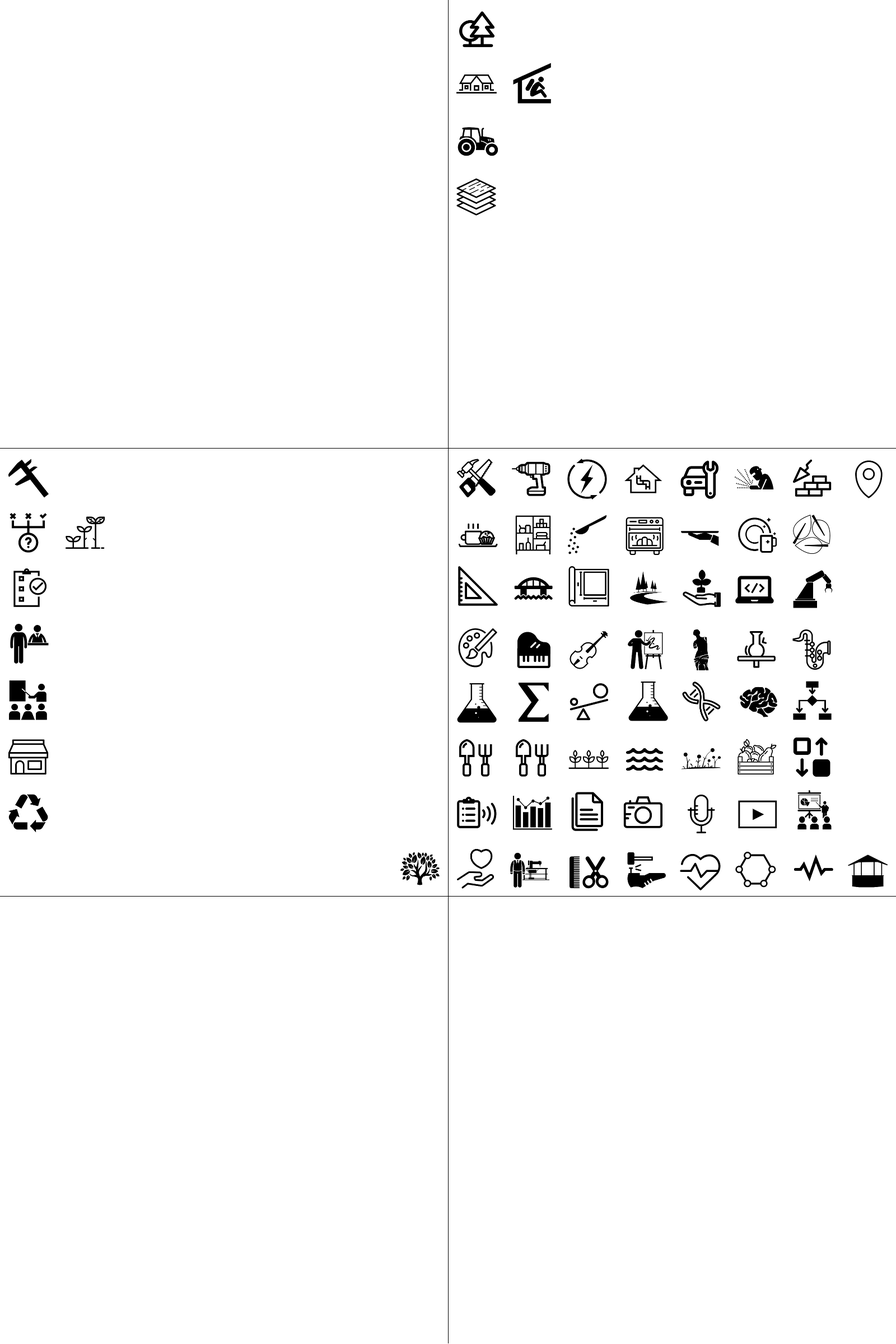
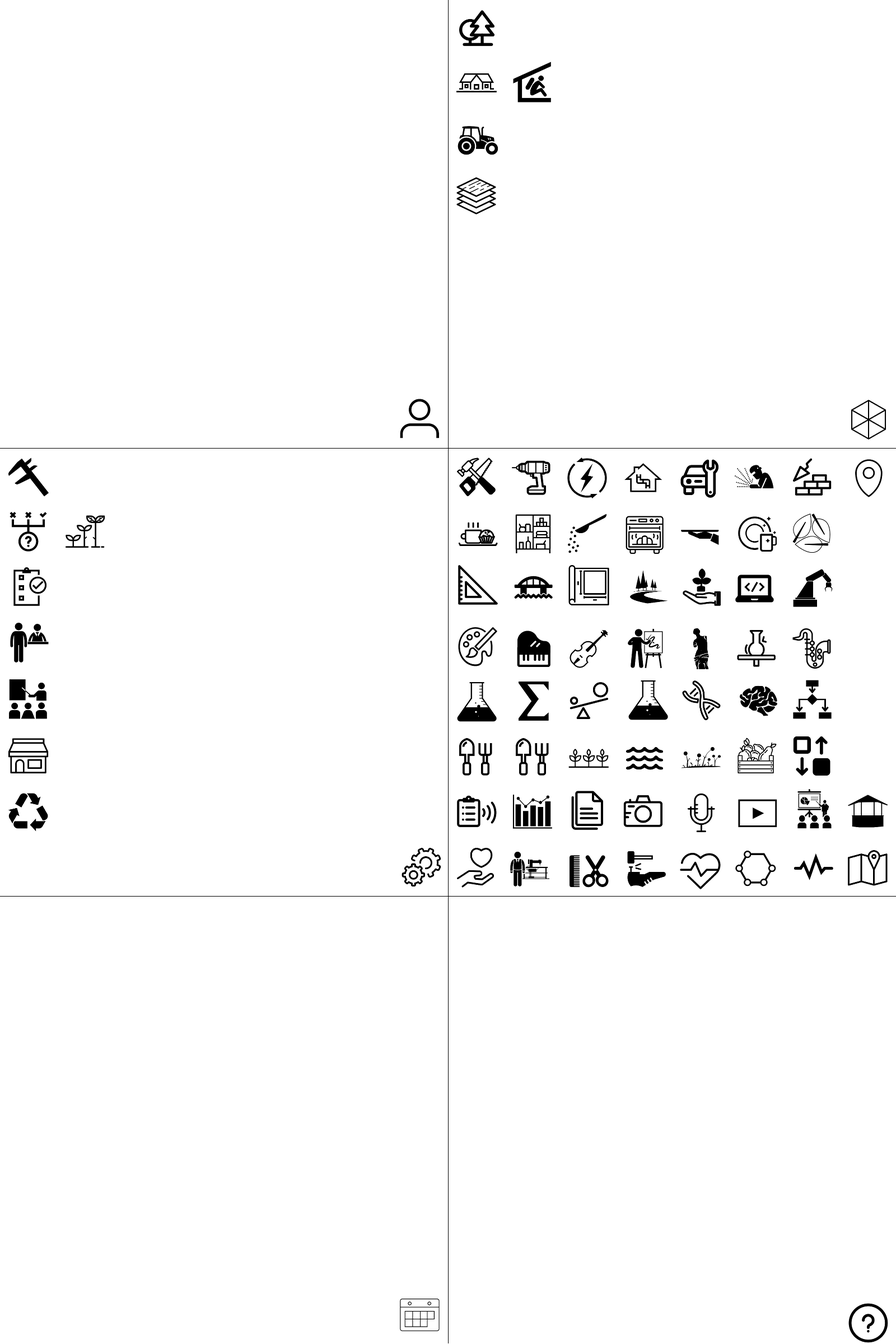
Comparing the layer stacks of the two 896x1344 images. Changes:
painted on "cluster-sprite.png" over [7, 10, 888, 1343]
